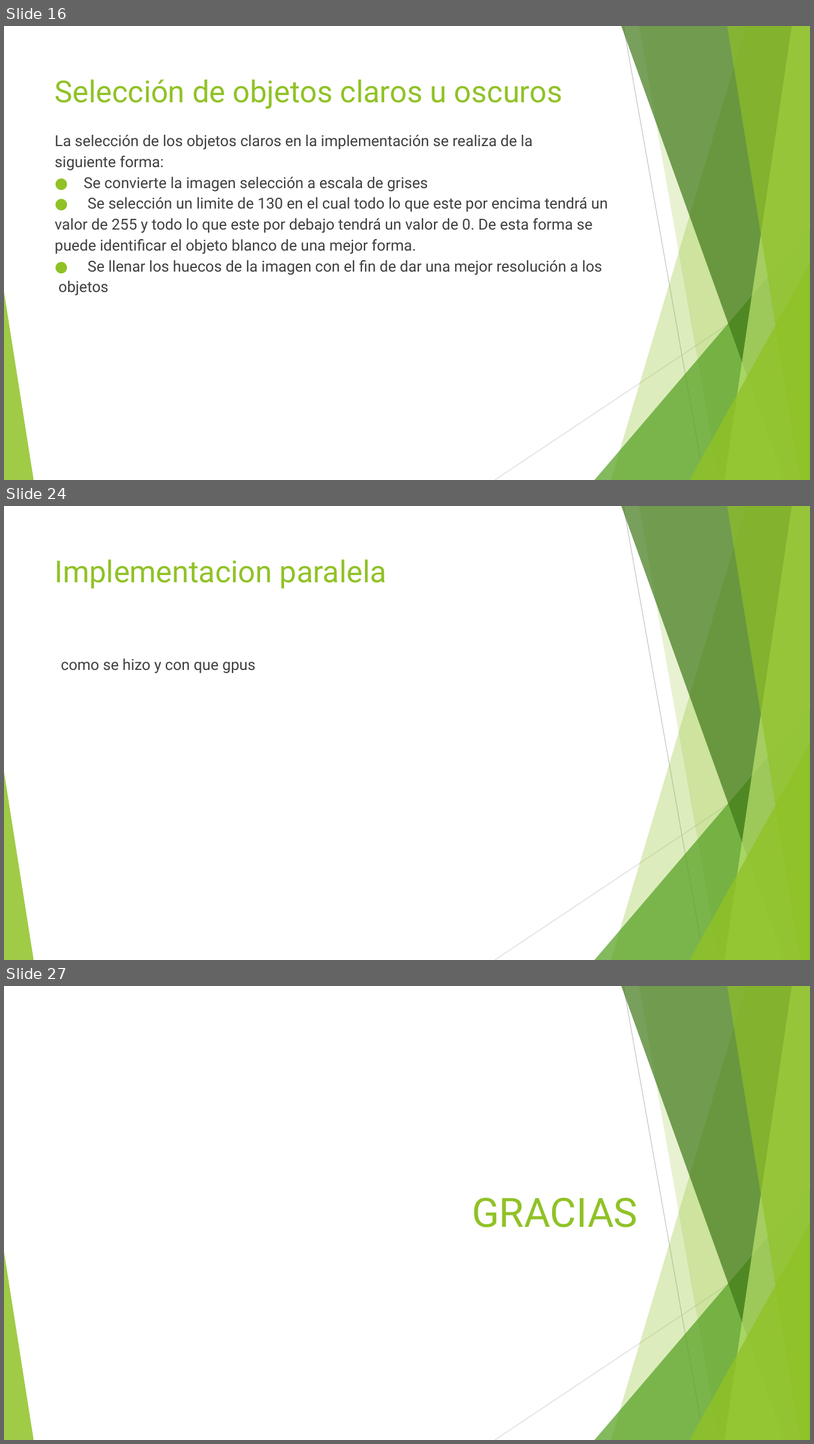
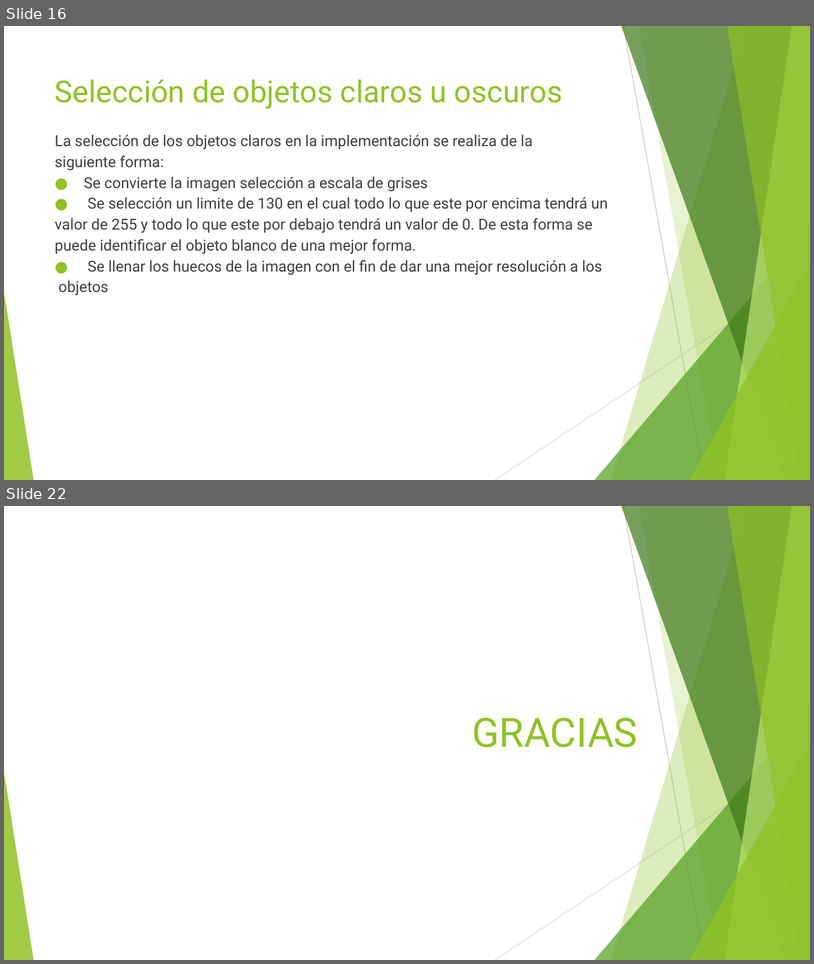
Before and after one commit to metalslayer95/HPC0120152, a slide deck: Final/Blur.pptx.pptx. Shown one above the other, each under a label of ours: slides 16, 24 and 27 before the commit, slides 16 and 22 after it; the slides between them are not shown. The pictures are 814x1444 and 814x964 pixels, drawn with LibreOffice and Linux fonts; fonts in the diff are those of the drawing. Boxes give left, top, right and bottom in pixels: in the first picture for what was removed or moved away, otherwise in the second. Text is boxed around its words. In the diff, an @@ line names an element or a change of style, - is before the commit and + after.

```diff
--- a/Final/Blur.pptx.pptx
+++ b/Final/Blur.pptx.pptx
@@ slide 24 removed at (x1=4, y1=506, x2=810, y2=960), background #FFFFFF; not listed: 10 template elements that a slide beside it also shows @@
@@ title removed at (x1=55, y1=559, x2=387, y2=589) @@
-Implementacion paralela
@@ text removed at (x1=61, y1=658, x2=255, y2=673) @@
-como se hizo y con que gpus
@@ what was slide 27 is now slide 22 @@
```
Also in this commit, not shown: 1 slide changed, 5 slides added, 9 other slides removed, 1 other file.
